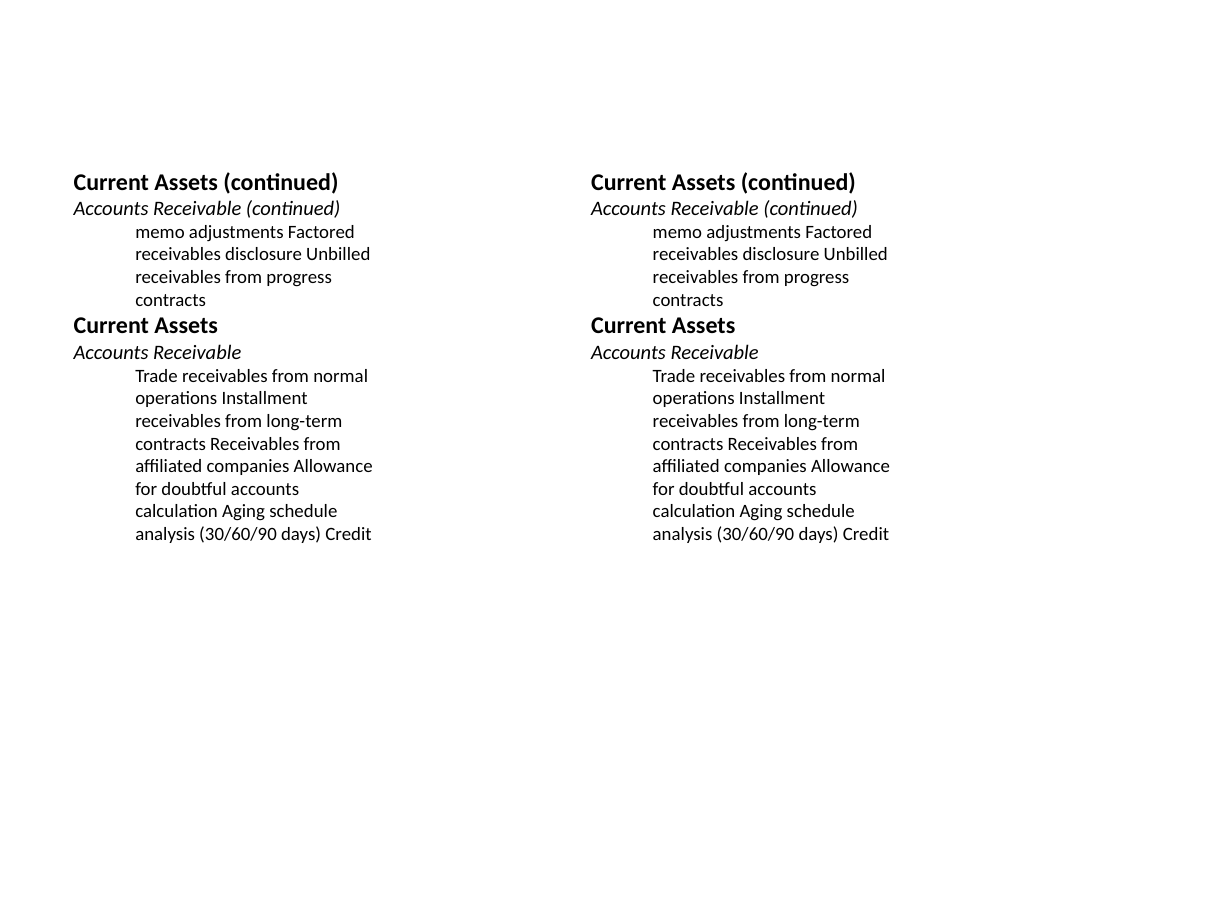
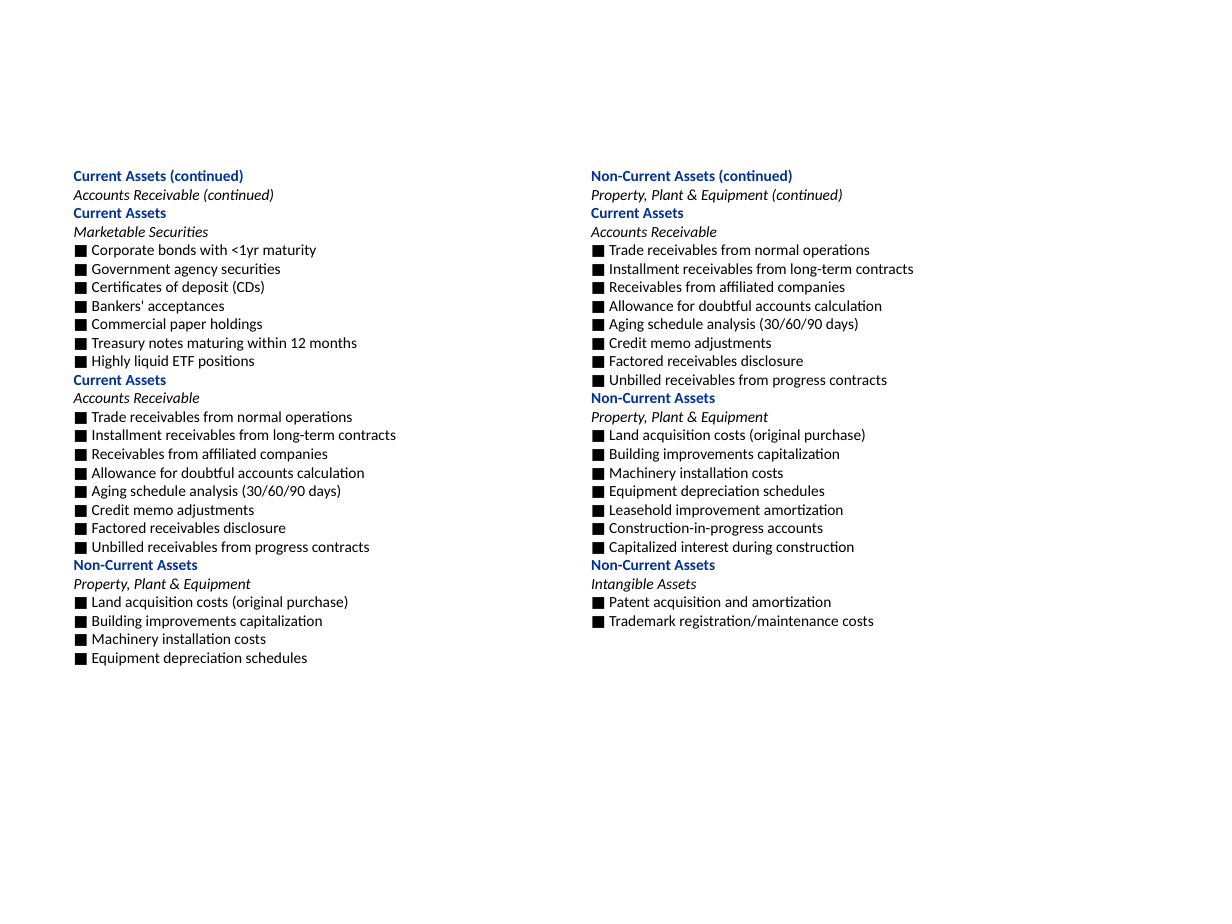
Before and after one commit to yutsang/python-pptx, a slide deck: slide 2 of financial_report.pptx (slide 4 before the commit). Drawn at 1232x924 pixels with LibreOffice and Linux fonts; fonts in the diff are those of the drawing. Boxes give left, top, right and bottom in pixels: in the first picture for what was removed or moved away, otherwise in the second. Text is boxed around its words. In the diff, an @@ line names an element or a change of style, - is before the commit and + after.

```diff
--- a/financial_report.pptx
+++ b/financial_report.pptx
@@ text at box(74, 169, 274, 403): size 14 to 9 pt, text colour #000000 to #003296 in "Current Assets (continued)", "Current Assets"; size 12 to 9 pt in "Accounts Receivable (continued)", "Accounts Receivable" @@
@@ text at box(591, 169, 843, 203): text changed; size 11 to 9 pt; italic on @@
-Current Assets (continued)
-Accounts Receivable (continued)
-  memo adjustments Factored
-  receivables disclosure Unbilled
-  receivables from progress
-  contracts
+Non-Current Assets (continued)
+Property, Plant & Equipment (continued)
@@ text at box(74, 208, 357, 369): text changed; size 11 to 9 pt @@
-  memo adjustments Factored
-  receivables disclosure Unbilled
-  receivables from progress
-  contracts
+Current Assets
+Marketable Securities
+■ Corporate bonds with <1yr maturity
+■ Government agency securities
+■ Certificates of deposit (CDs)
+■ Bankers' acceptances
+■ Commercial paper holdings
+■ Treasury notes maturing within 12 months
+■ Highly liquid ETF positions
@@ text at box(591, 208, 717, 237): size 14 to 9 pt, text colour #000000 to #003296 in "Current Assets"; size 12 to 9 pt in "Accounts Receivable" @@
@@ text at box(591, 244, 914, 629): text changed; size 11 to 9 pt @@
-  Trade receivables from normal
-  operations Installment
-  receivables from long-term
-  contracts Receivables from
-  affiliated companies Allowance
-  for doubtful accounts
-  calculation Aging schedule
-  analysis (30/60/90 days) Credit
+■ Trade receivables from normal operations
+■ Installment receivables from long-term contracts
+■ Receivables from affiliated companies
+■ Allowance for doubtful accounts calculation
+■ Aging schedule analysis (30/60/90 days)
+■ Credit memo adjustments
+■ Factored receivables disclosure
+■ Unbilled receivables from progress contracts
+Non-Current Assets
+Property, Plant & Equipment
+■ Land acquisition costs (original purchase)
+■ Building improvements capitalization
+■ Machinery installation costs
+■ Equipment depreciation schedules
+■ Leasehold improvement amortization
+■ Construction-in-progress accounts
+■ Capitalized interest during construction
+Non-Current Assets
+Intangible Assets
+■ Patent acquisition and amortization
+■ Trademark registration/maintenance costs
@@ text at box(74, 411, 396, 666): text changed; size 11 to 9 pt @@
-  Trade receivables from normal
-  operations Installment
-  receivables from long-term
-  contracts Receivables from
-  affiliated companies Allowance
-  for doubtful accounts
-  calculation Aging schedule
-  analysis (30/60/90 days) Credit
+■ Trade receivables from normal operations
+■ Installment receivables from long-term contracts
+■ Receivables from affiliated companies
+■ Allowance for doubtful accounts calculation
+■ Aging schedule analysis (30/60/90 days)
+■ Credit memo adjustments
+■ Factored receivables disclosure
+■ Unbilled receivables from progress contracts
+Non-Current Assets
+Property, Plant & Equipment
+■ Land acquisition costs (original purchase)
+■ Building improvements capitalization
+■ Machinery installation costs
+■ Equipment depreciation schedules
```
Also in this commit, not shown: 1 other slide changed, 2 slides added, 2 slides removed, 1 other file.
